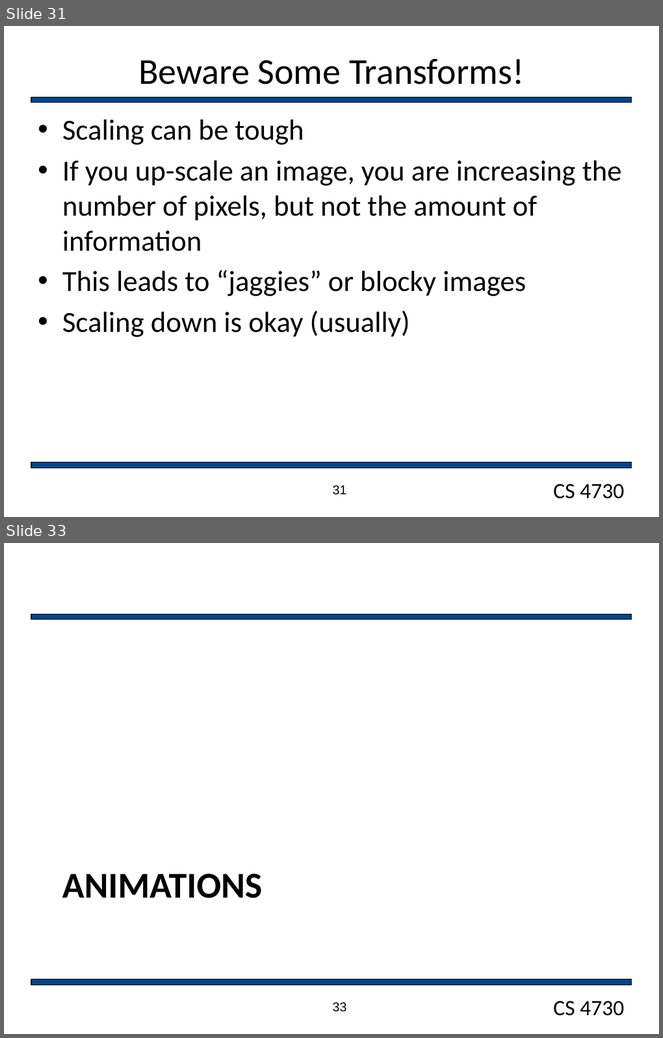
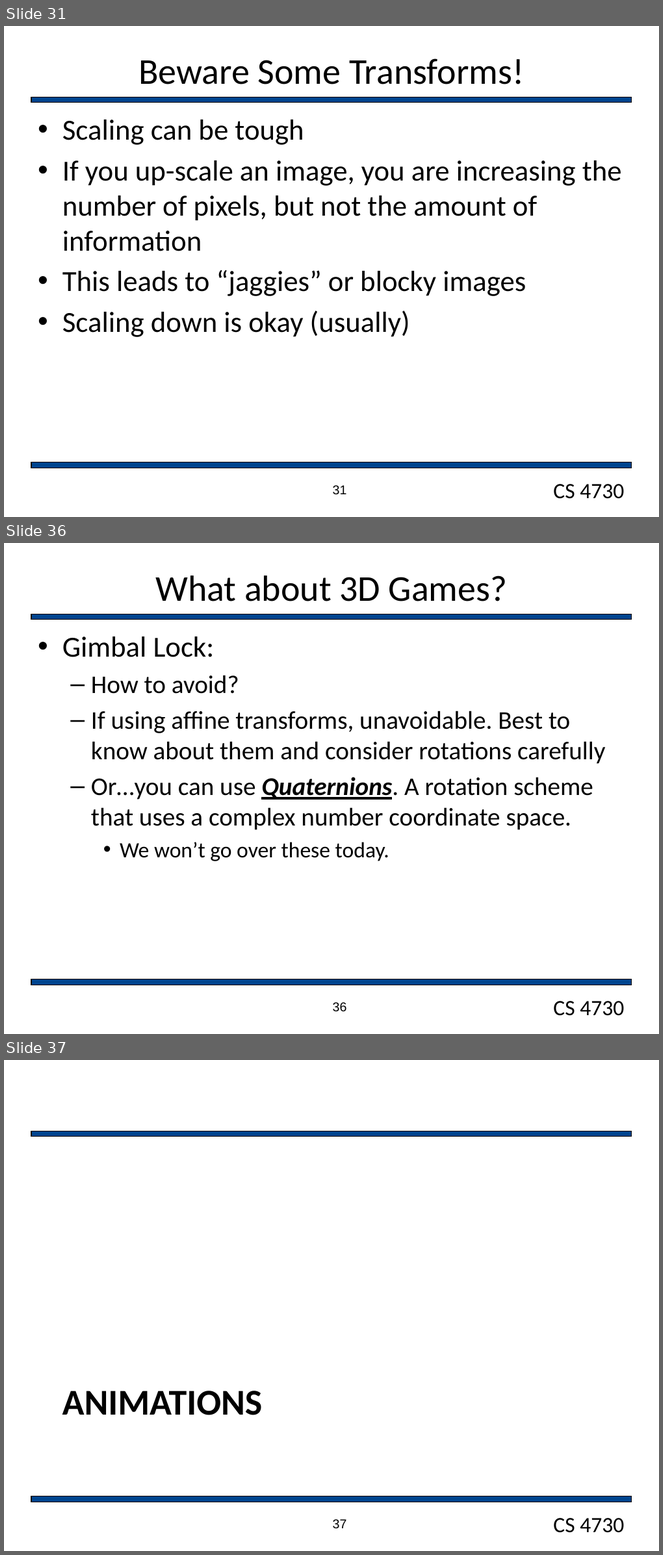
Before and after one commit to markfloryan/gamedesign, a slide deck: slides/Sprites.pptx. Shown one above the other, each under a label of ours: slides 31 and 33 before the commit, slides 31, 36 and 37 after it; the slides between them are not shown. The pictures are 663x1038 and 663x1555 pixels, drawn with LibreOffice and Linux fonts; fonts in the diff are those of the drawing; background and template pictures are left out. Boxes give left, top, right and bottom in pixels: in the first picture for what was removed or moved away, otherwise in the second. Text is boxed around its words. In the diff, an @@ line names an element or a change of style, - is before the commit and + after.

```diff
--- a/slides/Sprites.pptx
+++ b/slides/Sprites.pptx
@@ slide 36 added at (x1=4, y1=543, x2=659, y2=1034), background #FFFFFF; not listed: 3 template elements that a slide beside it also shows @@
@@ title added at (x1=155, y1=575, x2=507, y2=601), 40 pt, text #000000 @@
+What about 3D Games?
@@ text added at (x1=62, y1=637, x2=605, y2=861), 28 pt, text #000000 @@
+• Gimbal Lock:
+  – How to avoid?
+  – If using affine transforms, unavoidable. Best to know about them and consider rotations carefully
+  – Or…you can use Quaternions. A rotation scheme that uses a complex number coordinate space.
+    • We won’t go over these today.
@@ page number added at (x1=333, y1=1003, x2=347, y2=1012), 14 pt, text #000000 @@
+36
@@ what was slide 33 is now slide 37 @@
@@ page number at (x1=333, y1=1520, x2=347, y2=1529): text changed @@
-33
+37
```
Also in this commit, not shown: 1 slide changed, 4 other slides added, 1 slide removed, 5 other files.
